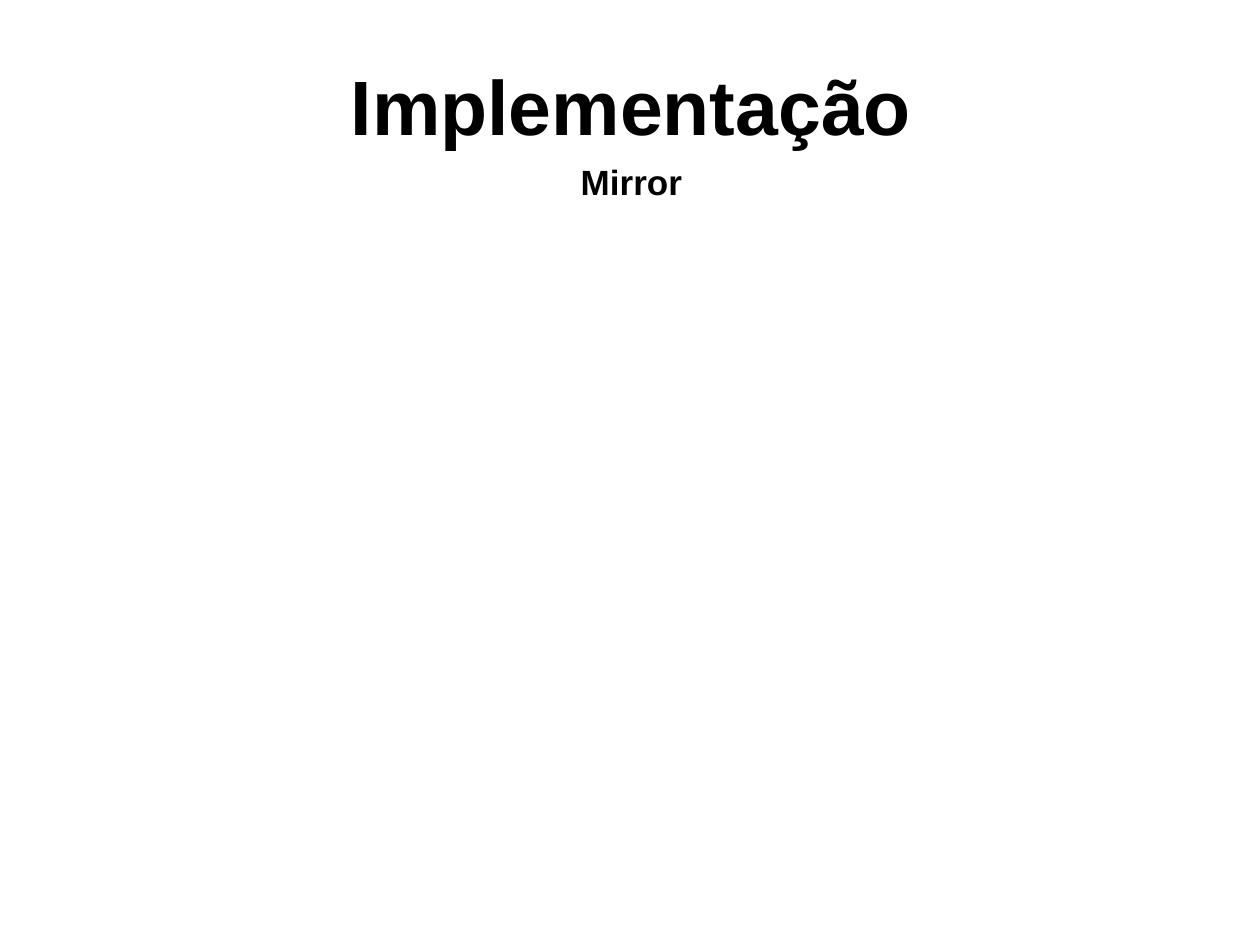
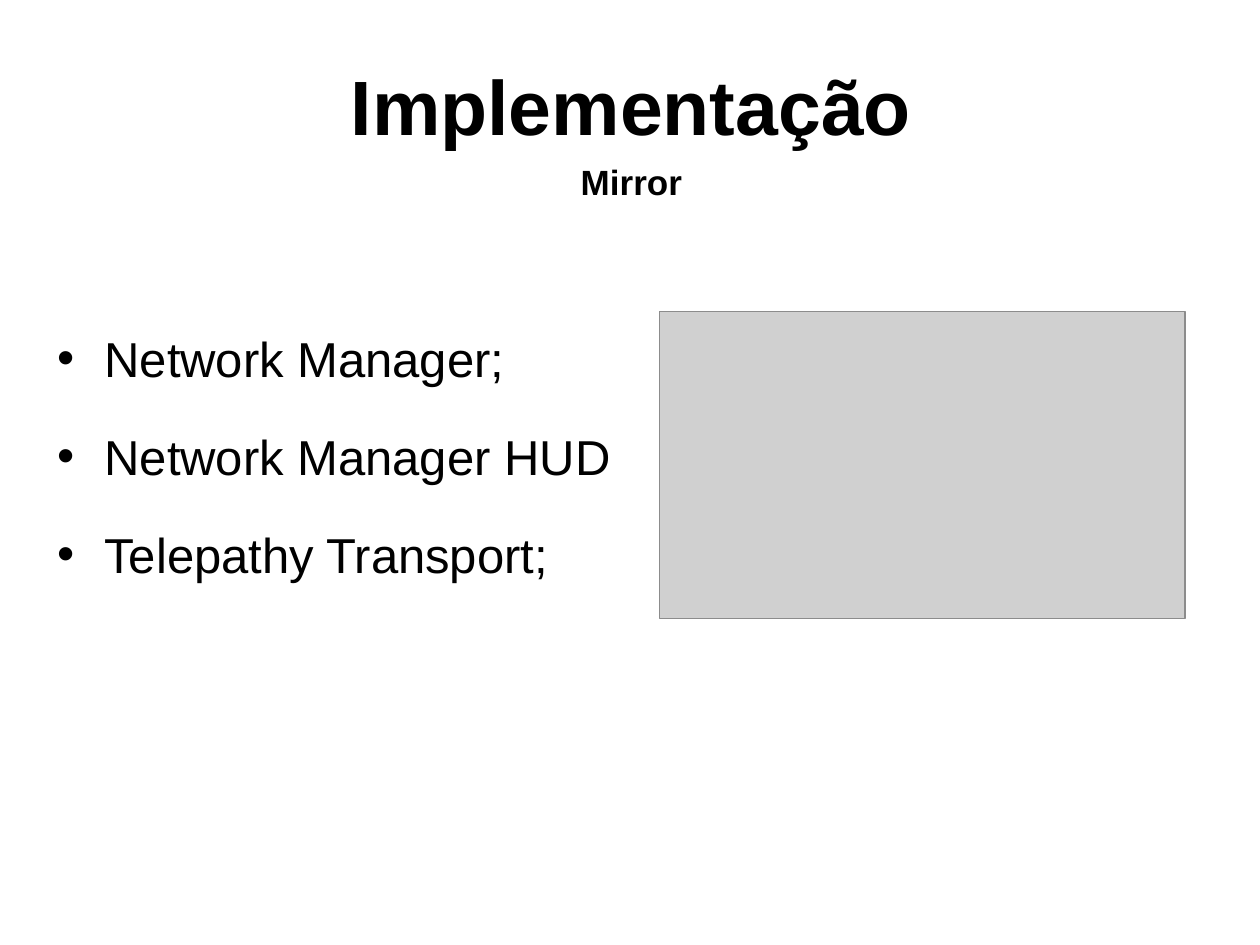
Before and after one commit to gcgfurb/tcc_JulioVicenteBrych, a slide deck: slide 14 of _julio/ApresentaçãoTCC-Julio_Vicente_Brych.pptx. Drawn at 1260x945 pixels with LibreOffice and Linux fonts; fonts in the diff are those of the drawing; grey boxes stand for pictures; background and template pictures are left out. Boxes give left, top, right and bottom in pixels: in the first picture for what was removed or moved away, otherwise in the second. Text is boxed around its words. In the diff, an @@ line names an element or a change of style, - is before the commit and + after.

```diff
--- a/_julio/ApresentaçãoTCC-Julio_Vicente_Brych.pptx
+++ b/_julio/ApresentaçãoTCC-Julio_Vicente_Brych.pptx
@@ picture added at (660, 311, 1186, 619) @@
@@ text added at (104, 341, 610, 583), 28 pt, text #000000 @@
+• Network Manager;
+• Network Manager HUD
+• Telepathy Transport;
```
Also in this commit, not shown: 9 other slides changed, 10 slides added, 3 slides removed.
